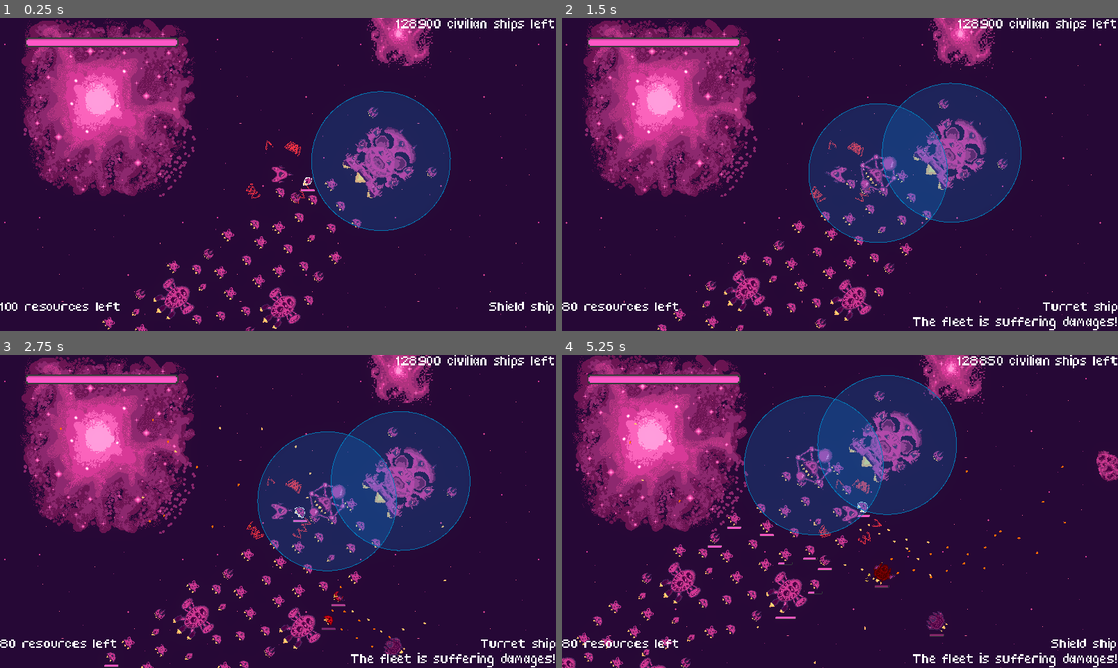
Above: before the commit, frames 1-4 (two rows, left to right).
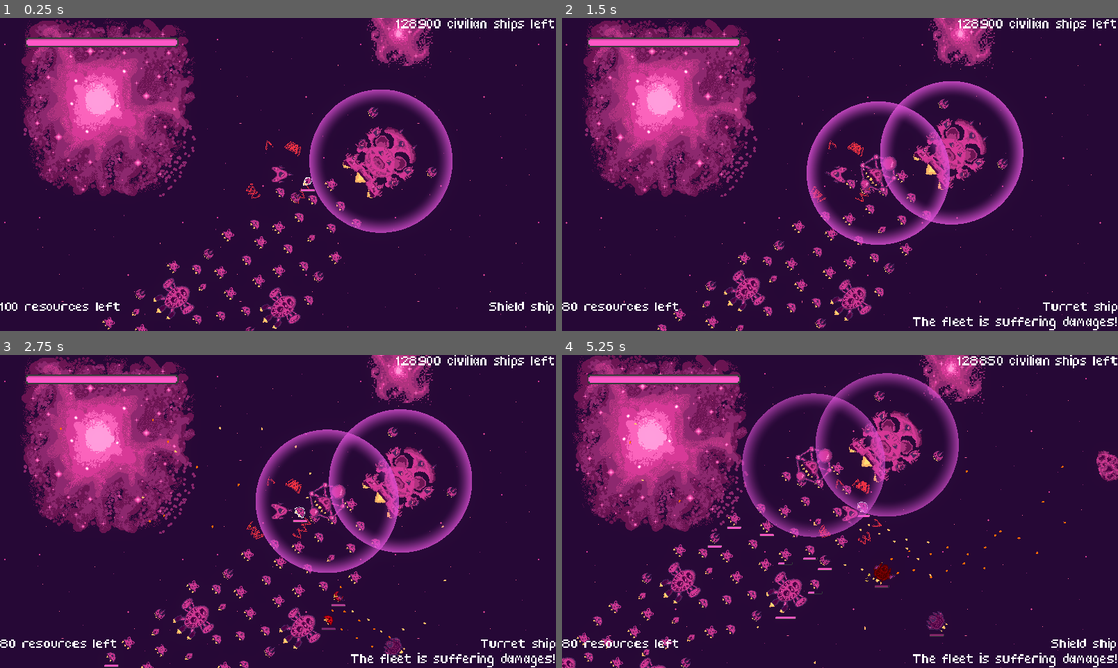
Above: after the commit, the same moments.

Repository: bear-minimum-studio/space-bear
Game: Godot game, scene res://Game.tscn
Same seed, same stepped clock (60 frames per second), same inputs: the game is played once before the commit and once after it.
Inputs:
- Up to frame 1 (0.25 s): no input
- Up to frame 2 (1.5 s): tap Enter (upgrade) at 0.5 s; hold Right (turn_right) 0.53-1.28 s; hold X (cycle_selection) 0.53-1.28 s; hold Ctrl (brake) from 1.28 s (still down); tap Down (decelerate) at 1.35 s
- Up to frame 3 (2.75 s): release Ctrl (brake) at 2.03 s; hold Right (turn_right) from 2.03 s (still down); hold Space (fire) from 2.03 s (still down)
- Up to frame 4 (5.25 s): release Right (turn_right) at 2.78 s; release Space (fire) at 2.78 s; hold Up (accelerate) 2.78-3.53 s; tap G (grappling_hook) at 2.85 s; hold F (turret_fire) 3.53-4.28 s; hold Left (turn_left) 3.53-5.03 s; tap X (cycle_selection) at 4.35 s; hold Ctrl (brake) from 5.03 s (still down); tap Down (decelerate) at 5.1 s

The runs differ from the first frame. In frame 1, 9.2% of the frame differs, in the area x 55-82%, y 22-69%; in frame 2, 15%, in the area x 44-83%, y 20-73%; in frame 3, 15%; in frame 4, 15%.

Commit message:
feat: add shield shader animation

Diff:
--- a/shield/Shield.gd
+++ b/shield/Shield.gd
@@ -9,6 +9,7 @@
 @onready var health_system = $HealthSystem
 @onready var old_collision_layer = collision_layer
 @export_range(1.0, 30.0) var recharge_delay_seconds = 5.0
+@onready var sprite_2d = $Sprite2D
 
 @export var max_health = 20 :
 	set(new_max_health):
@@ -18,53 +19,63 @@
 @export var shield_color: Color = Color("#0096ff2b") :
 	set(new_color):
 		shield_color = new_color
-		queue_redraw()
+		_update_shield_color()
 
-@export var shield_outline: Color = Color("#0974ad") :
-	set(new_color):
-		shield_outline = new_color
-		queue_redraw()
 
 @export var shield_size: float = 100.0 :
 	set(new_shield_size):
 		shield_size = new_shield_size
 		_update_collision_shape_margin()
-		queue_redraw()
+		_update_shield_sprite_size()
 
-@export var outline_width: float = 2.0 :
-	set(new_outline_width):
-		outline_width = new_outline_width
-		queue_redraw()
 
 var timer_before_heal: SceneTreeTimer = null
 
 func _ready():
 	_update_collision_shape_margin()
+	_update_shield_sprite_size()
+	_update_shield_color()
 	if Engine.is_editor_hint():
 		return
 	health_system.hp_changed.connect(_on_hit)
 	health_system.dead.connect(_on_dead)
 	_initialize_max_health()
 
-func _draw():
-	draw_circle(Vector2.ZERO, shield_size, shield_color)
-	draw_arc(Vector2.ZERO, shield_size, 0, 2 * PI, 50, shield_outline, outline_width, false)
+func _update_shield_color():
+	if sprite_2d != null:
+		var opaque_color = shield_color
+		opaque_color.a = 1
+		sprite_2d.material.set_shader_parameter('color', opaque_color)
 
 func _on_hit(_health, _max_health):
-	hurt_animation.animate_hurt_opacity(self)
-
 	if timer_before_heal == null:
 		timer_before_heal = self.get_tree().create_timer(recharge_delay_seconds)
 		await timer_before_heal.timeout
 		timer_before_heal = null
 		health_system.heal_to_max()
-		return
 	else:
 		timer_before_heal.time_left = recharge_delay_seconds
+
+	var hit_increase = 0.17
+	var current_intensity = sprite_2d.material.get_shader_parameter('hit_intensity');
+	var hit_intensity = min(1.0,current_intensity+hit_increase)
+	var tween_health = create_tween()
+	tween_health.tween_property(sprite_2d, "material:shader_parameter/hit_intensity",hit_intensity,0.1)
+	tween_health.tween_property(sprite_2d, "material:shader_parameter/hit_intensity",0.0,0.3)
+
+	var health_amount = (_health / float(_max_health))
+	var tween_hit = create_tween()
+	tween_hit.tween_property(sprite_2d, "material:shader_parameter/opacity",health_amount,0.05)
+
 
 func _update_collision_shape_margin():
 	if collision_shape_2d != null:
 		collision_shape_2d.shape.radius = shield_size + COLLISION_MARGIN
+
+func _update_shield_sprite_size():
+	if sprite_2d != null:
+		var sprite_scale = shield_size / 100.0 # TODO: use default size instead (100 right now)
+		sprite_2d.apply_scale(Vector2(sprite_scale,sprite_scale))
 
 func _initialize_max_health():
 	if health_system != null:
--- /dev/null
+++ b/shield/Shield.gdshader
@@ -0,0 +1,47 @@
+shader_type canvas_item;
+
+
+uniform float opacity: hint_range(0.0,1.0) = 1.0;
+uniform float health_amount: hint_range(0.0,1.0) = 1.0;
+uniform float hit_intensity: hint_range(0.0,1.0) = 0.0;
+uniform float honeycomb: hint_range(0.0,10.0) = 3.0;
+uniform float osc_amount: hint_range(0.0,0.3) = 0.0;
+uniform float osc_speed: hint_range(0.0,15.0) = 1.0;
+
+uniform vec4 color: source_color = vec4(0.45, 0.53, 1.0, 1.0);
+
+uniform float outer_size = 0.269;
+uniform float feather_size = 0.262;
+
+
+
+float circle(vec2 position, float radius, float feather)
+{
+	return smoothstep(radius, radius + feather, length(position - vec2(0.5)));
+}
+
+void fragment(){
+	float actual_opacity = 0.14 * opacity;
+	float actual_feather_size = feather_size + 0.25 * (1.0 - health_amount);
+	float actual_outer_size = outer_size + 0.0 * (1.0 - health_amount);
+
+	float outer = circle(vec2(UV.x, UV.y), 0.35, 0.01);
+	float fade_oscillation = sin(TIME) * 0.01;
+	float inner = 1.0 - circle(vec2(UV.x, UV.y), actual_outer_size, actual_feather_size - fade_oscillation - actual_opacity);
+
+	float honeycomb_oscillation = (sin(TIME * osc_speed * (hit_intensity+0.5)) - 0.5) * osc_amount;
+
+	float hexagon_transparency = COLOR.a ;
+
+	if (outer < 0.01)
+	{
+		COLOR = color;
+		COLOR.a -= outer + inner;
+		COLOR.a += hit_intensity * honeycomb * mix(1.0 - hexagon_transparency + honeycomb_oscillation, 0.0, 1.0 - health_amount) * actual_opacity * mix(1.0, 0.0, distance(vec2(0.5),UV) / 0.35);
+	}
+	else
+	{
+		COLOR.a = 0.0;
+	}
+
+}
--- a/shield/Shield.tscn
+++ b/shield/Shield.tscn
@@ -1,18 +1,34 @@
-[gd_scene load_steps=5 format=3 uid="uid://djo7oaxj6obr3"]
+[gd_scene load_steps=8 format=3 uid="uid://djo7oaxj6obr3"]
 
+[ext_resource type="Shader" path="res://shield/Shield.gdshader" id="1_jp8d1"]
 [ext_resource type="Script" path="res://shield/Shield.gd" id="1_s6dcc"]
 [ext_resource type="PackedScene" uid="uid://dup7bmnxifgyd" path="res://health-system/HealthSystem.tscn" id="2_w6wil"]
 [ext_resource type="PackedScene" uid="uid://b1a6w4bh4br5v" path="res://helpers/hurt-animation/HurtAnimation.tscn" id="3_feixo"]
+[ext_resource type="Texture2D" uid="uid://cdeebs73g8m1y" path="res://shield/polygon.png" id="5_8sh2p"]
 
 [sub_resource type="CircleShape2D" id="CircleShape2D_hsxn2"]
 resource_local_to_scene = true
 radius = 110.0
+
+[sub_resource type="ShaderMaterial" id="ShaderMaterial_j0dvw"]
+resource_local_to_scene = true
+shader = ExtResource("1_jp8d1")
+shader_parameter/opacity = 1.0
+shader_parameter/health_amount = 1.0
+shader_parameter/hit_intensity = 0.0
+shader_parameter/honeycomb = 6.836
+shader_parameter/osc_amount = 0.0
+shader_parameter/osc_speed = 6.646
+shader_parameter/color = Color(0.858824, 0.309804, 0.827451, 1)
+shader_parameter/outer_size = 0.269
+shader_parameter/feather_size = 0.262
 
 [node name="Shield" type="Area2D"]
 z_index = 20
 collision_layer = 9
 collision_mask = 0
 script = ExtResource("1_s6dcc")
+shield_color = Color(0.858824, 0.309804, 0.827451, 0.168627)
 
 [node name="CollisionShape2D" type="CollisionShape2D" parent="."]
 shape = SubResource("CircleShape2D_hsxn2")
@@ -23,3 +39,8 @@
 should_free_on_death = false
 
 [node name="HurtAnimation" parent="." instance=ExtResource("3_feixo")]
+
+[node name="Sprite2D" type="Sprite2D" parent="."]
+material = SubResource("ShaderMaterial_j0dvw")
+scale = Vector2(0.837607, 0.837607)
+texture = ExtResource("5_8sh2p")
Binary file added: shield/polygon.png
Not shown, added: shield/polygon.png.import
